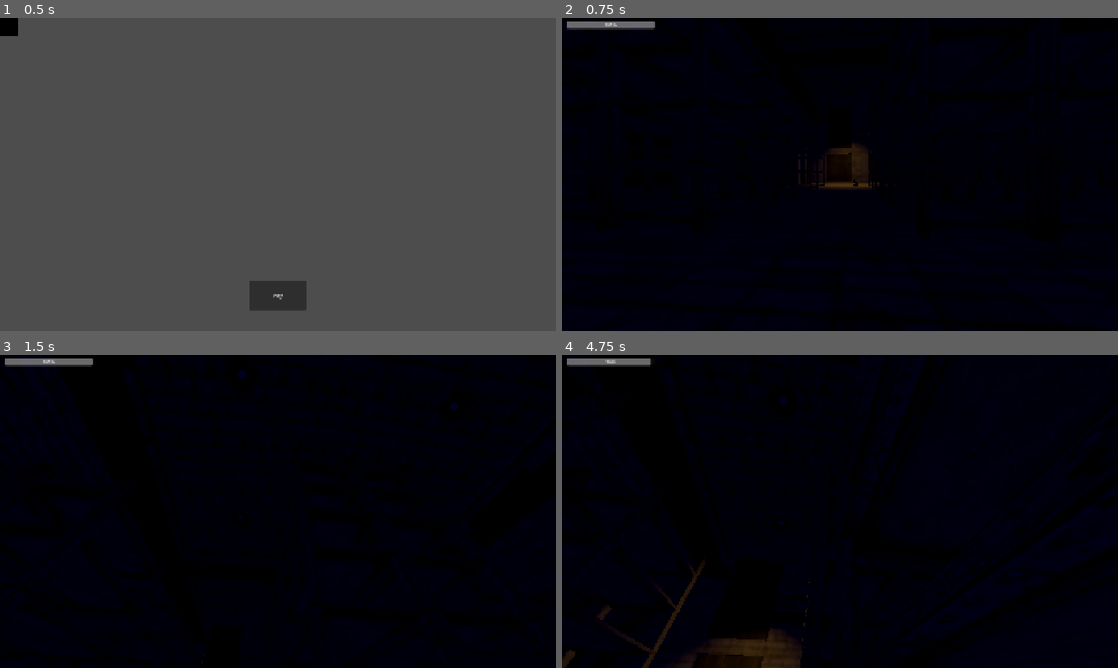
Above: before the commit, frames 1-4 (two rows, left to right).
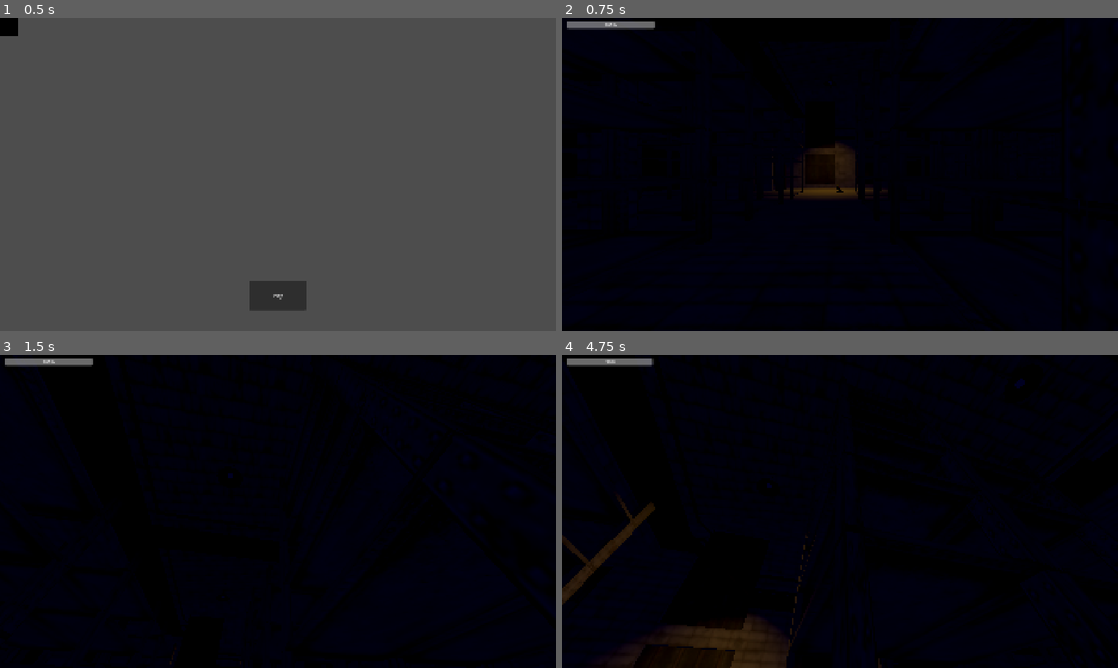
Above: after the commit, the same moments.

Repository: edclo74/The_Call
Game: Godot game, scene res://Scenes/poo.tscn
Two runs of this game, one before a commit and one after it. Both use one fixed random seed, a clock stepped at 60 frames per second and the inputs below. Video files are missing from this copy of the repository; at most half a second of black plays in their place.
Inputs (mouse positions are in pixels of both pictures, inside the frame that each line leads up to):
- Up to frame 1 (0.5 s): no input
- Up to frame 2 (0.75 s): click "Play" at 0.5 s
- Up to frame 3 (1.5 s): tap Enter at 1.25 s; move the mouse to (305, 511) at 1.27 s; hold W (move_forward) from 1.28 s (still down); tap E (Use) at 1.35 s
- Up to frame 4 (4.75 s): keep holding W (move_forward); move the mouse to (812, 511) at 2.02 s; tap F (flashlight) at 2.1, 4.35 s; move the mouse to (851, 505) at 2.77 s; hold Shift (move_sprint) 2.78-3.53 s; move the mouse to (834, 517) at 3.52 s; tap E (Use) at 3.6 s; move the mouse to (878, 514) at 4.27 s

Frame 1 is identical in both runs. In frame 2, 1.0% of the frame differs, in the area x 37-100%, y 1-58%; in frame 3, less than 0.1%; in frame 4, 2.8%, in the area x 0-97%, y 1-100%.

Commit message:
testing new map

Diff:
--- a/Scenes/PlayerController.tscn
+++ b/Scenes/PlayerController.tscn
@@ -50,18 +50,19 @@
 [sub_resource type="SpriteFrames" id="SpriteFrames_a8u7r"]
 animations = [{
 "frames": [],
-"loop": true,
+"loop": 1,
 "name": &"default",
 "speed": 5.0
 }, {
 "frames": [],
-"loop": true,
+"loop": 1,
 "name": &"new_animation",
 "speed": 5.0
 }]
 
 [node name="player" type="CharacterBody3D" unique_id=1351378724]
 script = ExtResource("1_eplni")
+max_stamina = 200.0
 
 [node name="CanvasLayer" type="CanvasLayer" parent="." unique_id=506792744]
 
@@ -108,17 +109,18 @@
 texture = ExtResource("3_rrwoe")
 
 [node name="Camera3D" type="Camera3D" parent="." unique_id=634130509]
-transform = Transform3D(-0.99650747, 0, -0.08350402, 0, 1, 0, 0.08350402, 0, -0.99650747, 0, 0.59604347, 0.536951)
+transform = Transform3D(-0.99999356, 0, -0.0035995487, 0, 1, 0, 0.0035995487, 0, -0.99999356, 0, 1.2764329, 0.536951)
 
 [node name="SeeCast" type="RayCast3D" parent="Camera3D" unique_id=838013699]
 unique_name_in_owner = true
-transform = Transform3D(-0.99650735, 0, 0.09948296, 0, 1, 0, -0.08350401, 0, -1.1871945, -0.04775368, 0.0039565563, 0.56987554)
+transform = Transform3D(-0.99999976, 0, -0.00056364294, 0, 1, 0, 0.00047311536, 0, -1.1913553, -0.04569379, 0.0039565563, -0.002386272)
 target_position = Vector3(0, 0, 1.775)
 collide_with_areas = true
 collide_with_bodies = false
 
 [node name="MeshInstance3D" type="MeshInstance3D" parent="." unique_id=1920706158]
-transform = Transform3D(1, 0, 0, 0, 1, 0, 0, 0, 1, -0.00010415912, -0.004111767, 0.0047706366)
+transform = Transform3D(1, 0, 0, 0, 1, 0, 0, 0, 1, 0, 0, 0.005)
+visible = false
 mesh = SubResource("CapsuleMesh_b052v")
 
 [node name="CollisionShape3D" type="CollisionShape3D" parent="." unique_id=1954298449]
--- a/Scenes/player_movement.tscn
+++ b/Scenes/player_movement.tscn
@@ -7,6 +7,7 @@
 [ext_resource type="PackedScene" uid="uid://gx7gwuihk8we" path="res://Scenes/batteries.tscn" id="5_jfama"]
 [ext_resource type="PackedScene" uid="uid://dxjyb0a1h14oj" path="res://Scenes/generator_interact.tscn" id="7_hjxs2"]
 [ext_resource type="PackedScene" uid="uid://b27slf3hv1w2x" path="res://Ed Suckx.glb" id="8_shqwv"]
+[ext_resource type="PackedScene" uid="uid://dq1jgkcyqpvvx" path="res://textures/TheCall eddds.glb" id="8_sm880"]
 
 [sub_resource type="ProceduralSkyMaterial" id="ProceduralSkyMaterial_yrei1"]
 sky_horizon_color = Color(0.66224277, 0.6717428, 0.6867428, 1)
@@ -42,7 +43,7 @@
 environment = SubResource("Environment_dfbmq")
 
 [node name="CharacterBody3D" parent="." unique_id=1351378724 instance=ExtResource("1_yrei1")]
-transform = Transform3D(1, 0, 0, 0, 1, 0, 0, 0, 1, 260.4015, 142.20009, -35.12477)
+transform = Transform3D(1, 0, 0, 0, 1, 0, 0, 0, 1, 260.4015, 143.10541, -30.193691)
 
 [node name="Pickup" parent="." unique_id=458297649 instance=ExtResource("3_dfbmq")]
 transform = Transform3D(1, 0, 0, 0, 1, 0, 0, 0, 1, 241.031, 141.1125, -48.824707)
@@ -115,3 +116,6 @@
 
 [node name="Ed Suckx" parent="." unique_id=864693558 instance=ExtResource("8_shqwv")]
 transform = Transform3D(1, 0, 0, 0, 1, 0, 0, 0, 1, 252.3852, 140.25371, -25.135056)
+
+[node name="Anvil_Export_Temp" parent="." unique_id=1721481746 instance=ExtResource("8_sm880")]
+transform = Transform3D(1, 0, 0, 0, 1, 0, 0, 0, 1, 262.35736, 204.03748, -18.53994)
--- a/project.godot
+++ b/project.godot
@@ -12,7 +12,7 @@
 
 config/name="The_Call"
 run/main_scene="uid://cknkgc4f7w3h6"
-config/features=PackedStringArray("4.6", "Forward Plus")
+config/features=PackedStringArray("4.7", "Forward Plus")
 config/icon="res://icon.svg"
 
 [aseprite]
Binary file added: textures/TheCall eddds.glb
Not shown, added: textures/TheCall eddds.glb.import
Binary file added: textures/TheCall eddds_Grate.png
Not shown, added: textures/TheCall eddds_Grate.png.import
Binary file added: textures/TheCall eddds_ind_ac01_grn4.png
Not shown, added: textures/TheCall eddds_ind_ac01_grn4.png.import
Binary file added: textures/TheCall eddds_ind_c07_grey2.png
Not shown, added: textures/TheCall eddds_ind_c07_grey2.png.import
Binary file added: textures/TheCall eddds_ind_door2_grey2.png
Not shown, added: textures/TheCall eddds_ind_door2_grey2.png.import
Binary file added: textures/TheCall eddds_ind_st1_grey2.png
Not shown, added: textures/TheCall eddds_ind_st1_grey2.png.import
(and 8 more such lines)
